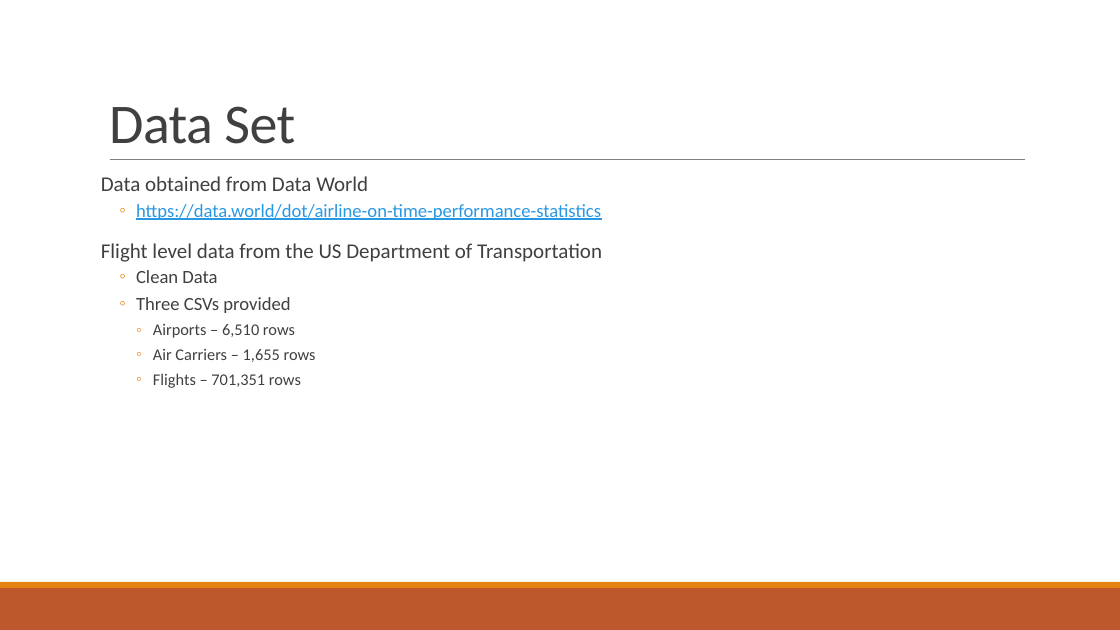
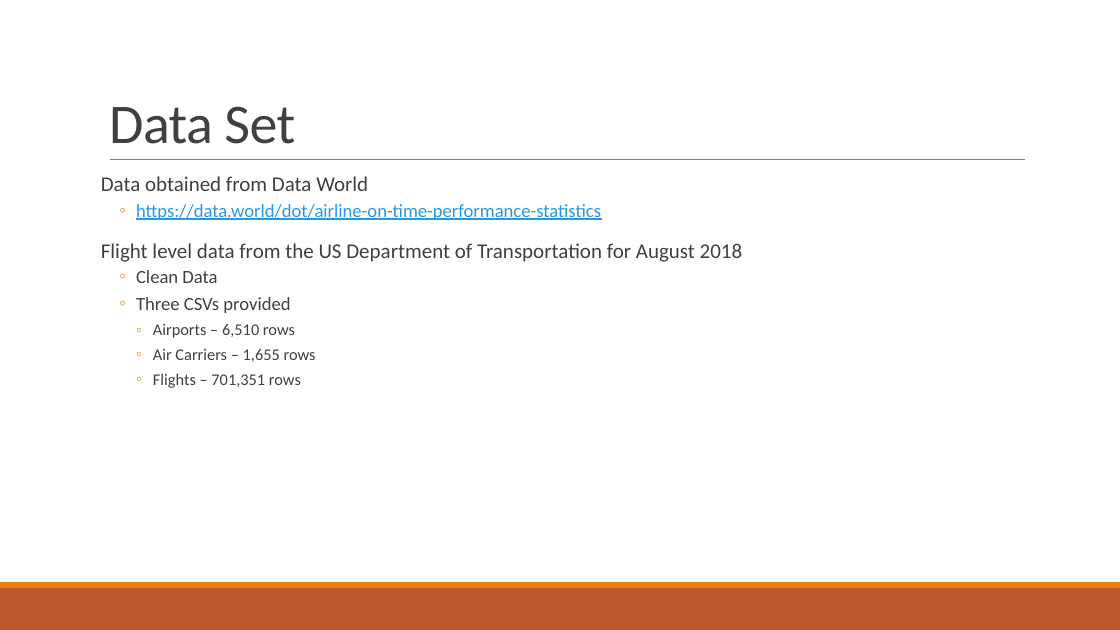
Before and after one commit to DKogge/airport, a slide deck: slide 2 of August 2018.pptx. Drawn at 1120x630 pixels with LibreOffice and Linux fonts; fonts in the diff are those of the drawing. Boxes give left, top, right and bottom in pixels: in the first picture for what was removed or moved away, otherwise in the second. Text is boxed around its words. In the diff, an @@ line names an element or a change of style, - is before the commit and + after.

```diff
--- a/August 2018.pptx
+++ b/August 2018.pptx
@@ text at <box>101,243,743,262</box>: text changed @@
-Flight level data from the US Department of Transportation
+Flight level data from the US Department of Transportation for August 2018
```
Also in this commit, not shown: 4 slides added, 1 other file.
